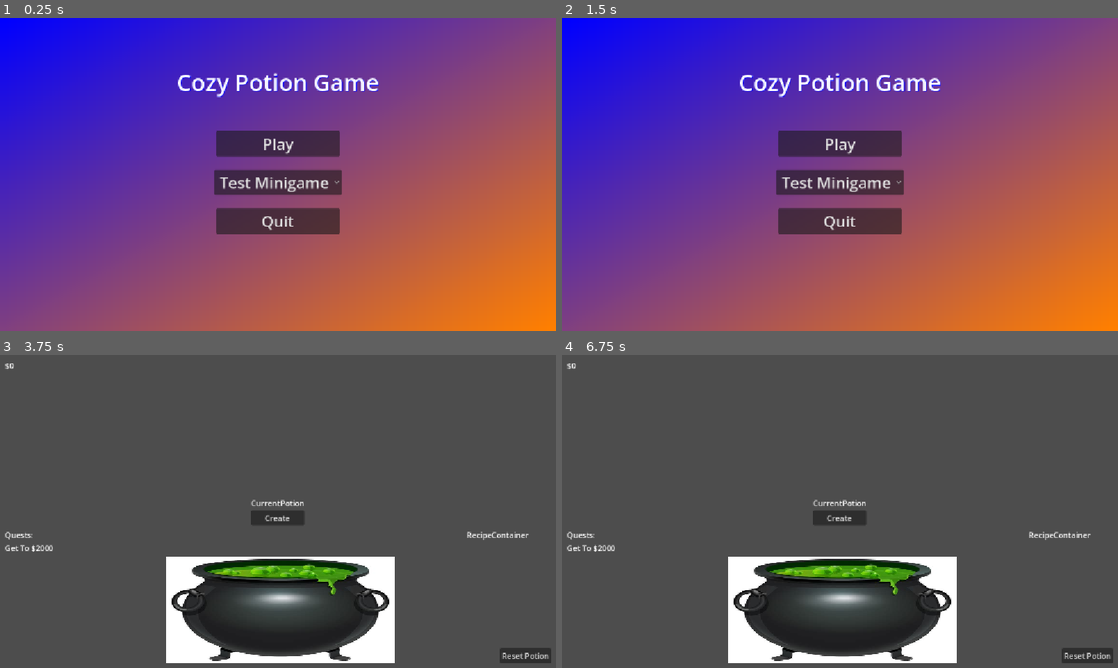
Above: before the commit, frames 1-4 (two rows, left to right).
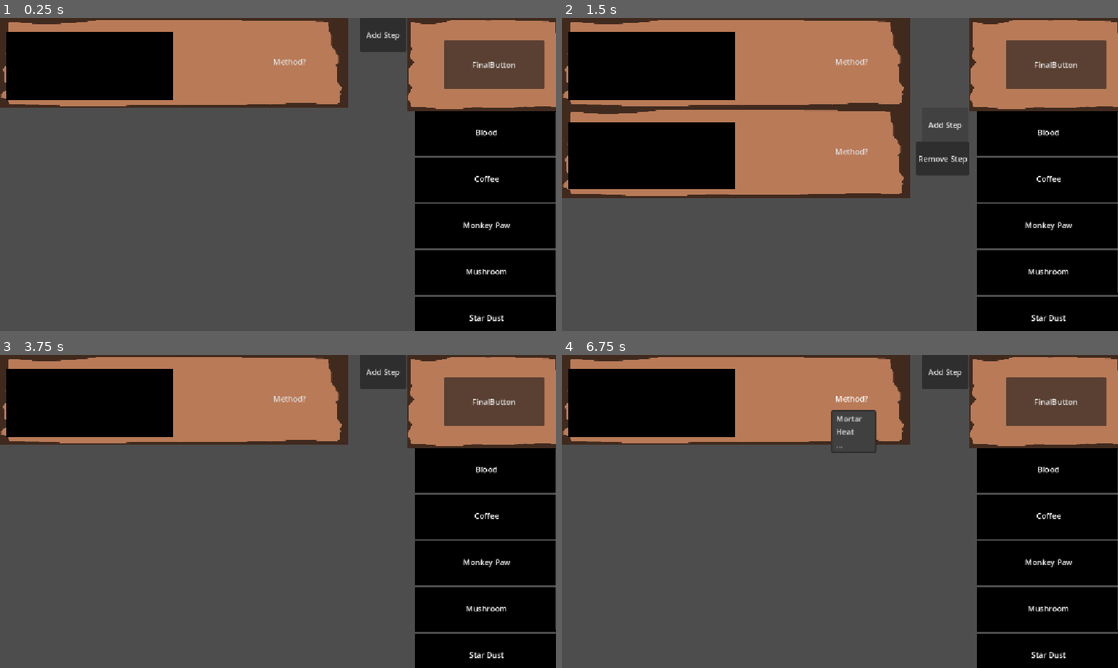
Above: after the commit, the same moments.

Repository: unimelb-game-makers/Team-Quibble-Production
Game: Godot game, scene res://scenes/recipe_scene_2.tscn
The game is run twice, just before and just after one commit, with the same random seed, the same clock (stepped at 60 frames per second) and the same inputs. Before the commit the project starts from res://scenes/main.tscn.
Inputs (mouse positions are in pixels of both pictures, inside the frame that each line leads up to):
- Up to frame 1 (0.25 s): no input
- Up to frame 2 (1.5 s): click (851, 61) at 0.5 s, where only the run after the commit has a clickable "Method?"; click (945, 33) at 1.25 s, where only the run after the commit has a clickable "Add Step"
- Up to frame 3 (3.75 s): click (378, 495) at 2 s, where only the run after the commit has a clickable "Remove Step"; click (494, 401) at 2.75 s, where only the run after the commit has a clickable "FinalButton"; click (278, 480) at 3.5 s, where only the run before the commit has a clickable "Play"
- Up to frame 4 (6.75 s): click (840, 517) at 4.25 s, where only the run before the commit has a clickable "Create"; click (1090, 655) at 5 s, where only the run before the commit has a clickable "Reset Potion"; click (840, 517) at 5.75 s, where only the run before the commit has a clickable "Create"; click (851, 398) at 6.5 s, where only the run after the commit has a clickable "Method?"

The runs differ from the first frame. In frame 1, 100% of the frame differs, in the area x 0-100%, y 0-100%; in frame 2, 100%; in frame 3, 57%; in frame 4, 56%.
Error before the commit: Invalid access to property or key 'potion_ingredient_index' on a base object of type 'Node (PotionBrewing)'. (res://scripts/ui/cauldron_crafting_ui.gd:36)

Commit message:
Better dragging, with bad bug

Diff:
--- /dev/null
+++ b/cozy-potion-game/assets/prefabs/recipe_prototype_2/ingredient_2.tscn
@@ -0,0 +1,36 @@
+[gd_scene format=3 uid="uid://cds8p47w2smil"]
+
+[ext_resource type="Script" uid="uid://be2kbn6olo1dt" path="res://scripts/recipe_choosing_2/ingredient.gd" id="1_txxyt"]
+[ext_resource type="Texture2D" uid="uid://b6gfooj6w6uyp" path="res://assets/sprites/black_tlle.png" id="2_yvgo2"]
+[ext_resource type="Script" uid="uid://c7bwopw1k4k4l" path="res://scripts/recipe_choosing_2/drag_box.gd" id="3_ppacx"]
+
+[sub_resource type="RectangleShape2D" id="RectangleShape2D_6sj1v"]
+size = Vector2(293, 93)
+
+[node name="Ingredient" type="Control" unique_id=54609175]
+custom_minimum_size = Vector2(293, 92)
+layout_mode = 3
+anchors_preset = 0
+offset_right = 293.0
+offset_bottom = 93.0
+mouse_filter = 2
+script = ExtResource("1_txxyt")
+
+[node name="Background" type="Sprite2D" parent="." unique_id=907818478]
+position = Vector2(146, 47)
+scale = Vector2(0.602459, 0.19008264)
+texture = ExtResource("2_yvgo2")
+
+[node name="DragBox" type="Area2D" parent="." unique_id=1953289140]
+script = ExtResource("3_ppacx")
+
+[node name="CollisionShape2D" type="CollisionShape2D" parent="DragBox" unique_id=2144546979]
+position = Vector2(146.5, 46.5)
+shape = SubResource("RectangleShape2D_6sj1v")
+
+[node name="Label" type="Label" parent="." unique_id=1490340621]
+layout_mode = 0
+offset_right = 294.0
+offset_bottom = 90.0
+horizontal_alignment = 1
+vertical_alignment = 1
--- /dev/null
+++ b/cozy-potion-game/assets/prefabs/recipe_prototype_2/step_2.tscn
@@ -0,0 +1,51 @@
+[gd_scene format=3 uid="uid://da2a62oqbnghw"]
+
+[ext_resource type="Texture2D" uid="uid://chtt062vyqabl" path="res://assets/sprites/thinghere.png" id="1_0dfqi"]
+[ext_resource type="Script" uid="uid://c4ef2uf28o275" path="res://scripts/recipe_choosing_2/step.gd" id="2_6ki0u"]
+[ext_resource type="Texture2D" uid="uid://b6gfooj6w6uyp" path="res://assets/sprites/black_tlle.png" id="3_rtmgh"]
+[ext_resource type="Script" uid="uid://bpqayddu5maug" path="res://scripts/recipe_choosing_2/place_box.gd" id="4_q65sd"]
+
+[sub_resource type="RectangleShape2D" id="RectangleShape2D_6sj1v"]
+size = Vector2(524, 186)
+
+[node name="Step" type="TextureRect" unique_id=422648195]
+custom_minimum_size = Vector2(722, 186)
+anchors_preset = 15
+anchor_right = 1.0
+anchor_bottom = 1.0
+offset_left = -2.0
+offset_top = 2.0
+offset_right = -432.0
+offset_bottom = -460.0
+grow_horizontal = 2
+grow_vertical = 2
+texture = ExtResource("1_0dfqi")
+expand_mode = 3
+script = ExtResource("2_6ki0u")
+
+[node name="Background" type="Sprite2D" parent="." unique_id=335997713]
+position = Vector2(184.99998, 99.5)
+scale = Vector2(0.7090163, 0.28719008)
+texture = ExtResource("3_rtmgh")
+
+[node name="MethodButton" type="MenuButton" parent="." unique_id=1220591427]
+layout_mode = 0
+offset_left = 558.0
+offset_top = 66.0
+offset_right = 642.0
+offset_bottom = 114.0
+text = "Method"
+
+[node name="IngredientBox" type="CenterContainer" parent="." unique_id=1757180994]
+layout_mode = 0
+offset_left = 19.0
+offset_top = 47.0
+offset_right = 312.0
+offset_bottom = 139.0
+
+[node name="PlaceBox" type="Area2D" parent="." unique_id=1235193444]
+script = ExtResource("4_q65sd")
+
+[node name="CollisionShape2D" type="CollisionShape2D" parent="PlaceBox" unique_id=609717337]
+position = Vector2(263, 91)
+shape = SubResource("RectangleShape2D_6sj1v")
--- a/cozy-potion-game/project.godot
+++ b/cozy-potion-game/project.godot
@@ -11,7 +11,7 @@
 [application]
 
 config/name="Cozy Potion Game"
-run/main_scene="uid://dvuso6cvhqekf"
+run/main_scene="uid://bj3i03gjp1tom"
 config/features=PackedStringArray("4.7", "Forward Plus")
 config/icon="res://icon.svg"
 
--- /dev/null
+++ b/cozy-potion-game/scenes/recipe_scene_2.tscn
@@ -0,0 +1,62 @@
+[gd_scene format=3 uid="uid://bj3i03gjp1tom"]
+
+[ext_resource type="Script" uid="uid://jlcw7lvn21mq" path="res://scripts/recipe_choosing_2/recipe_scene.gd" id="1_o4r6j"]
+[ext_resource type="Script" uid="uid://c1p8v1kvj3mh3" path="res://scripts/recipe_choosing_2/step_holder.gd" id="2_v3o2t"]
+[ext_resource type="Script" uid="uid://bv2rvo8xtshkh" path="res://scripts/recipe_choosing_2/storage.gd" id="3_go40g"]
+[ext_resource type="Texture2D" uid="uid://chtt062vyqabl" path="res://assets/sprites/thinghere.png" id="4_7irvb"]
+
+[node name="RecipeScene" type="Node2D" unique_id=720193852]
+script = ExtResource("1_o4r6j")
+
+[node name="StepHolder" type="Node2D" parent="." unique_id=56645331]
+script = ExtResource("2_v3o2t")
+
+[node name="StepContainer" type="VBoxContainer" parent="StepHolder" unique_id=23180833]
+custom_minimum_size = Vector2(-1, -1)
+offset_right = 40.0
+offset_bottom = 40.0
+theme_override_constants/separation = 0
+
+[node name="AddStepButton" type="Button" parent="StepHolder" unique_id=9427254]
+offset_left = 746.0
+offset_top = 18.0
+offset_right = 842.0
+offset_bottom = 88.0
+text = "Add Step"
+
+[node name="RemoveStepButton" type="Button" parent="StepHolder" unique_id=1081933295]
+offset_left = 734.0
+offset_top = 87.0
+offset_right = 843.0
+offset_bottom = 157.0
+text = "Remove Step"
+
+[node name="Storage" type="ScrollContainer" parent="." unique_id=448726623]
+custom_minimum_size = Vector2(100, 100)
+clip_contents = false
+offset_left = 861.0
+offset_top = 192.0
+offset_right = 1159.0
+offset_bottom = 657.0
+script = ExtResource("3_go40g")
+
+[node name="Vbox" type="VBoxContainer" parent="Storage" unique_id=322993201]
+custom_minimum_size = Vector2(-1, -1)
+propagate_maximum_size = false
+layout_mode = 2
+mouse_filter = 2
+
+[node name="IngredientBlocker" type="TextureRect" parent="." unique_id=494787291]
+offset_left = 844.0
+offset_right = 1168.0
+offset_bottom = 192.0
+mouse_filter = 0
+texture = ExtResource("4_7irvb")
+expand_mode = 1
+
+[node name="FinalButton" type="Button" parent="." unique_id=273093520]
+offset_left = 920.0
+offset_top = 46.0
+offset_right = 1128.0
+offset_bottom = 147.0
+text = "FinalButton"
--- /dev/null
+++ b/cozy-potion-game/scripts/recipe_choosing_2/drag_box.gd
@@ -0,0 +1,49 @@
+class_name DragBox
+extends Area2D
+
+@export var home: Container
+
+var dragging := false
+@onready var parent := get_parent()
+
+signal dropped
+
+# Called when the node enters the scene tree for the first time.
+func _ready() -> void:
+	input_event.connect(start_dragging)
+	area_entered.connect(place_in)
+	set_process(false)
+
+func get_home() -> Container:
+	return home
+
+
+# Called every frame. 'delta' is the elapsed time since the previous frame.
+func _process(delta: float) -> void:
+	if dragging:
+		if Input.is_action_just_released("LMB"):
+			dragging = false
+			parent.top_level = false
+
+			dropped.emit()
+			set_process(false)
+		else:
+			parent.global_position = get_global_mouse_position()
+
+# Called when Ingredients feel input, trys to start dragging given ingredient
+func start_dragging(_viewport: Node, event: InputEvent, _shape_idx: int) \
+		-> void:
+	if !dragging and event.is_action_pressed("LMB"):
+		dragging = true
+		parent.top_level = true
+		set_process(true)
+
+		# If previously on step, places under storage again
+		parent.reparent(home)
+
+func place_in(area: Area2D) -> void:
+	print("\n", area, parent.get_parent())
+	if dragging and area is PlaceBox:
+		parent.reparent.call_deferred(area.get_home())
+		area.placed_dragbox(self)
+		print(area, parent.get_parent())
--- /dev/null
+++ b/cozy-potion-game/scripts/recipe_choosing_2/ingredient.gd
@@ -0,0 +1,27 @@
+class_name Ingredient
+extends Control
+
+@onready var dragbox: DragBox = $DragBox
+@onready var label: Label = $Label # Text for ingredient
+
+# The orginal owner of ingredient, i.e. Storage/Vbox
+var ingredient_box: VBoxContainer = null
+# Poor used for sorting ingredients
+var ingredient_type: String = ""
+
+
+func _ready() -> void:
+	ingredient_box = get_parent()
+
+
+func set_text(newtext: String) -> void:
+	label.text = newtext
+	ingredient_type = newtext
+
+
+func get_info() -> String:
+	return ingredient_type
+
+
+func get_dragbox() -> DragBox: # IDK about this??
+	return dragbox
--- /dev/null
+++ b/cozy-potion-game/scripts/recipe_choosing_2/place_box.gd
@@ -0,0 +1,18 @@
+class_name PlaceBox
+extends Area2D
+
+@export var home: Container
+
+signal draggable_placed
+
+# Called when the node enters the scene tree for the first time.
+func _ready() -> void:
+	pass
+
+
+func get_home() -> Container:
+	return home
+
+
+func placed_dragbox(dragbox: DragBox) -> void:
+	draggable_placed.emit(dragbox)
--- /dev/null
+++ b/cozy-potion-game/scripts/recipe_choosing_2/recipe_scene.gd
@@ -0,0 +1,17 @@
+extends Node2D
+
+# Holds all steps
+@onready var step_holder: Node2D = $StepHolder
+# Holds Ingredients
+@onready var storage: ScrollContainer = $Storage
+# Buttons moves to next Scene
+@onready var final_button: Button = $FinalButton
+
+
+func _ready() -> void:
+	final_button.pressed.connect(end_scene)
+
+
+# Called when Final Button Pressed, gets selected choices, moves to next scene
+func end_scene() -> void:
+	print(step_holder.get_final_steps())
--- /dev/null
+++ b/cozy-potion-game/scripts/recipe_choosing_2/step.gd
@@ -0,0 +1,68 @@
+extends Control
+
+
+@onready var method_button: MenuButton = $MethodButton
+# Area2D for dragging ingredients
+@onready var placebox: PlaceBox = $PlaceBox
+# Holds Stored Ingredient
+@onready var ingredient_box: CenterContainer = $IngredientBox
+
+var choices: Array[String] # Methods in PopUpMenu
+var stored_ingredient: Ingredient = null # Current ingredient in step
+var method_id: int = -1 # Id of method recently chosen
+
+func _ready() -> void:
+	method_button.text = "Method?"
+
+	method_button.get_popup().id_pressed.connect(method_choice)
+	placebox.home =  ingredient_box
+	placebox.draggable_placed.connect(ingredient_placed)
+
+	pass
+
+
+func get_placebox() -> PlaceBox:
+	return placebox
+
+
+func get_ingredientBox() -> CenterContainer:
+	return ingredient_box
+
+# Called when removing step, puts ingredients back in storage
+func return_ingredient() -> void:
+	if not ingredient_box.get_children().is_empty():
+		ingredient_box.get_children()[0].return_to_box()
+
+# Clears PopUpMenu, places new methods inside
+func set_methods(new_methods:Array[String]) -> void:
+	var popup = method_button.get_popup()
+	popup.clear()
+
+	choices = new_methods
+
+	for i in range(0, new_methods.size()):
+		popup.add_item(new_methods[i], i)
+	pass
+
+
+func get_methods() -> Array[String]:
+	return choices
+
+# Called when method chosen from PopUpMenu, parsing id of method chosen
+func method_choice(num) -> void:
+	method_id = num
+	method_button.text = choices[num]
+
+# Called when Final Button pressed, returning players selection
+func get_info() -> Array[String]:
+	# Makes sure non default values selected
+	if stored_ingredient == null or method_id == -1:
+		return []
+	return [choices[method_id], stored_ingredient.get_info()]
+
+
+func ingredient_placed(dragbox : DragBox) -> void:
+	if stored_ingredient != null:
+		stored_ingredient.reparent.call_deferred(stored_ingredient.get_dragbox().get_home())
+	stored_ingredient = dragbox.parent
+	pass
--- /dev/null
+++ b/cozy-potion-game/scripts/recipe_choosing_2/step_holder.gd
@@ -0,0 +1,87 @@
+extends Node2D
+
+# container for all steps
+@onready var container: VBoxContainer = $StepContainer
+@onready var add_step_button: Button = $AddStepButton
+@onready var remove_step_button: Button = $RemoveStepButton
+
+# Steps currently on screen
+var num_steps: int = 0
+const MAX_STEPS = 3
+
+# Base methods used for prototype
+const BASE_METHODS: Array[String] = ["Mortar", "Heat", "..."]
+
+# Called when the node enters the scene tree for the first time.
+func _ready() -> void:
+	create_new_step()
+	add_step_button.pressed.connect(create_new_step)
+
+	remove_step_button.pressed.connect(remove_step)
+	remove_step_button.disabled = true
+	remove_step_button.visible = false
+
+# Creates and appends new step
+func create_new_step() -> void:
+	if num_steps < MAX_STEPS:
+		# Makes remove button appear
+		remove_step_button.disabled = false
+		remove_step_button.visible = true
+
+		# Creates new Step
+		var ingredientScene = load("res://assets/prefabs/recipe_prototype_2/step_2.tscn")
+		var instance = ingredientScene.instantiate()
+		container.add_child(instance)
+
+		# Sets PopUpMenu methods
+		instance.set_methods(BASE_METHODS)
+
+		num_steps += 1
+
+		# Updates position of Add and Remove buttons
+		var new_y = instance.custom_minimum_size.y * (num_steps - 1)
+		add_step_button.global_position.y = new_y
+		remove_step_button.global_position.y = new_y + add_step_button.size.y
+
+		# If max steps reached, prevent add button from appearing
+		if num_steps >= MAX_STEPS:
+			add_step_button.disabled = true
+			add_step_button.visible = false
+
+func remove_step() -> void:
+	if num_steps > 1:
+		# Makes add button useable
+		add_step_button.disabled = false
+		add_step_button.visible = true
+
+		# Gets step to remove
+		var remove_instance := container.get_children()[-1]
+		num_steps -= 1
+
+		# Updates position of Add and Remove button
+		var new_y = remove_instance.custom_minimum_size.y * (num_steps - 1)
+		add_step_button.global_position.y = new_y
+		remove_step_button.global_position.y = new_y + add_step_button.size.y
+
+		# Removes lastest step
+		remove_instance.return_ingredient()
+		remove_instance.queue_free()
+
+		# Hides Remove button if only 1 step left
+		if num_steps <= 1:
+			remove_step_button.disabled = true
+			remove_step_button.visible = false
+
+# Called when Final Button pressed, returns step information
+# If no info exists returns empty array
+func get_final_steps() -> Array[Array]:
+	var steps = container.get_children()
+	var result: Array[Array]
+
+	for step in steps:
+		var res = step.get_info()
+		if res.is_empty():
+			return []
+		result.append(res)
+
+	return result
--- /dev/null
+++ b/cozy-potion-game/scripts/recipe_choosing_2/storage.gd
@@ -0,0 +1,43 @@
+extends ScrollContainer
+
+# please be more descriptive with the names of things :)
+@onready var vbox: VBoxContainer = $Vbox
+
+# replace this with a method that retrieves ingredients from potion
+var base_ingredients: Array[String] = ["Mushroom", "Star Dust", "Monkey Paw", \
+		"Coffee", "Blood", "Walrus Hair"]
+
+var dragging: bool = false # True if ingredient being dragged
+var ingredient_dragging: Ingredient = null # Ingredient being dragged
+
+
+func _ready() -> void:
+	var ingredientScene = load("res://assets/prefabs/recipe_prototype_2/ingredient_2.tscn")
+
+	for ingredient in base_ingredients:
+		var instance = ingredientScene.instantiate()
+		vbox.add_child(instance)
+
+		instance.set_text(ingredient)
+		instance.get_dragbox().home = vbox
+		instance.get_dragbox().dropped.connect(sort_ingredients)
+
+# Called to make sort_ingredients() be called with queue_sort()
+func _notification(what: int) -> void:
+	if what == NOTIFICATION_SORT_CHILDREN:
+		sort_ingredients()
+
+# Makes ingredients in storage be alphabetically ordered
+func sort_ingredients() -> void:
+	var sorted_nodes := vbox.get_children()
+
+	sorted_nodes.sort_custom(
+		func(a: Ingredient, b: Ingredient):
+			return a.ingredient_type.naturalnocasecmp_to(b.ingredient_type) < 0 \
+		)
+
+	for node in sorted_nodes:
+		vbox.remove_child(node)
+
+	for node in sorted_nodes:
+		vbox.add_child(node)
Not shown, added: cozy-potion-game/scripts/recipe_choosing_2/drag_box.gd.uid
Not shown, added: cozy-potion-game/scripts/recipe_choosing_2/ingredient.gd.uid
Not shown, added: cozy-potion-game/scripts/recipe_choosing_2/place_box.gd.uid
Not shown, added: cozy-potion-game/scripts/recipe_choosing_2/recipe_scene.gd.uid
Not shown, added: cozy-potion-game/scripts/recipe_choosing_2/step.gd.uid
Not shown, added: cozy-potion-game/scripts/recipe_choosing_2/step_holder.gd.uid
Not shown, added: cozy-potion-game/scripts/recipe_choosing_2/storage.gd.uid
